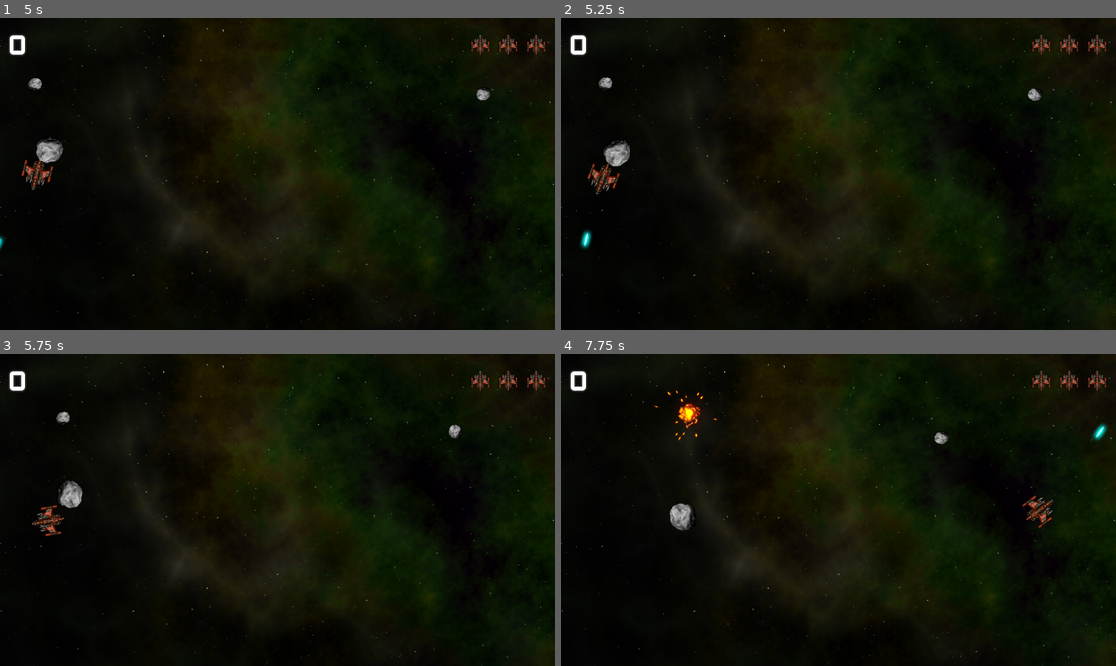
Above: before the commit, frames 1-4 (two rows, left to right).
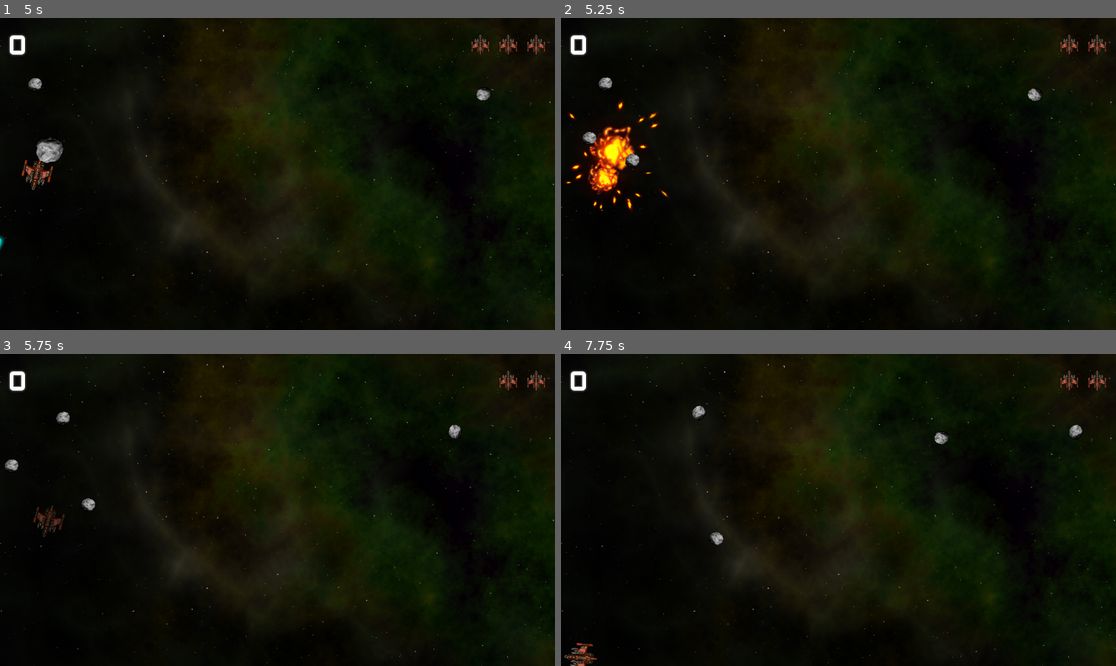
Above: after the commit, the same moments.

Repository: Nordtwig/rockin-roids
Game: Godot game, scene res://main/main.tscn
The game is run twice, just before and just after one commit, with the same random seed, the same clock (stepped at 60 frames per second) and the same inputs.
Inputs (mouse positions are in pixels of both pictures, inside the frame that each line leads up to):
- Up to frame 1 (5 s): click (277, 214) at 0.5 s; tap Enter at 1.25 s; hold Space (shoot) 1.28-2.03 s; hold W (thrust) 1.28-2.78 s; tap Space (shoot) at 2.1, 3.6 s; hold Space (shoot) 2.78-3.53 s; hold A (rotate_left) from 2.78 s (still down); hold Space (shoot) from 4.28 s (still down)
- Up to frame 2 (5.25 s): release A (rotate_left) at 5.03 s; release Space (shoot) at 5.03 s; hold D (rotate_right) from 5.03 s (still down); tap Space (shoot) at 5.1 s
- Up to frame 3 (5.75 s): keep holding D (rotate_right)
- Up to frame 4 (7.75 s): release D (rotate_right) at 5.78 s; hold W (thrust) 5.78-6.53 s; hold Space (shoot) 5.78-6.53 s; hold D (rotate_right) from 6.53 s (still down); tap Space (shoot) at 6.6 s; hold Space (shoot) from 7.28 s (still down)

Frame 1 is identical in both runs. In frame 2, 2.0% of the frame differs, in the area x 0-89%, y 5-74%; in frame 3, 0.8%; in frame 4, 1.5%.

Commit message:
make player detect collisions and explode on rock touch

Diff:
--- a/main/main.gd
+++ b/main/main.gd
@@ -1,6 +1,7 @@
 extends Node
 
 signal player_lives_changed(value)
+signal player_dead()
 
 @export var rock_scene: PackedScene
 
@@ -14,6 +15,7 @@
     screen_size = get_viewport().get_visible_rect().size
     $HUD.start_game.connect(on_hud_start_game)
     $Player.lives_changed.connect(on_player_lives_changed)
+    $Player.dead.connect(on_player_dead)
 
 
 func _process(_delta) -> void:
@@ -71,3 +73,7 @@
 
 func on_player_lives_changed(value) -> void:
     player_lives_changed.emit(value)
+
+
+func on_player_dead() -> void:
+    player_dead.emit()
--- a/player/player.gd
+++ b/player/player.gd
@@ -24,8 +24,10 @@
 
 func _ready() -> void:
     screen_size = get_viewport_rect().size
+    body_entered.connect(on_body_entered)
     $GunCooldownTimer.timeout.connect(_on_gun_cooldown_timer_timeout)
     $GunCooldownTimer.wait_time = fire_rate
+    $InvulnerabilityTimer.timeout.connect(on_invul_timer_timeout)
     _change_state(PlayerState.ALIVE)
 
 
@@ -52,12 +54,19 @@
     match new_state:
         PlayerState.INIT:
             $CollisionShape2D.set_deferred("disabled", true)
+            $Sprite2D.modulate.a = 0.5
         PlayerState.ALIVE:
             $CollisionShape2D.set_deferred("disabled", false)
+            $Sprite2D.modulate.a = 1.0
         PlayerState.INVULNERABLE:
             $CollisionShape2D.set_deferred("disabled", true)
+            $Sprite2D.modulate.a = 0.5
+            $InvulnerabilityTimer.start()
         PlayerState.DEAD:
             $CollisionShape2D.set_deferred("disabled", true)
+            $Sprite2D.hide()
+            linear_velocity = Vector2.ZERO
+            dead.emit()
     current_state = new_state
 
 
@@ -83,6 +92,13 @@
     bullet_instance.start($MuzzleMarker.global_transform)
 
 
+func explode() -> void:
+    $Explosion.show()
+    $Explosion/AnimationPlayer.play("explosion")
+    await $Explosion/AnimationPlayer.animation_finished
+    $Explosion.hide()
+
+
 func set_lives(value) -> void:
     lives = value
     lives_changed.emit(lives)
@@ -99,5 +115,16 @@
     _change_state(PlayerState.ALIVE)
 
 
+func on_body_entered(body) -> void:
+    if body.is_in_group("rocks"):
+        body.explode()
+        lives -= 1
+        explode()
+
+
 func _on_gun_cooldown_timer_timeout() -> void:
     can_shoot = true
+
+
+func on_invul_timer_timeout() -> void:
+    _change_state(PlayerState.ALIVE)
--- a/player/player.tscn
+++ b/player/player.tscn
@@ -1,13 +1,16 @@
-[gd_scene load_steps=5 format=3 uid="uid://c7fifqy6dnshj"]
+[gd_scene load_steps=6 format=3 uid="uid://c7fifqy6dnshj"]
 
 [ext_resource type="Texture2D" uid="uid://c0bxb43303qqt" path="res://assets/player_ship.png" id="1_2t86w"]
 [ext_resource type="Script" path="res://player/player.gd" id="1_xlh2l"]
 [ext_resource type="PackedScene" uid="uid://b6nysr66og3k" path="res://bullet/bullet.tscn" id="2_t5m8x"]
+[ext_resource type="PackedScene" uid="uid://d2ureu03siua3" path="res://explosion/explosion.tscn" id="4_duaqf"]
 
 [sub_resource type="CircleShape2D" id="CircleShape2D_uxtym"]
 radius = 26.0768
 
 [node name="Player" type="RigidBody2D"]
+max_contacts_reported = 1
+contact_monitor = true
 linear_damp = 1.0
 angular_damp = 10.0
 script = ExtResource("1_xlh2l")
@@ -27,3 +30,10 @@
 [node name="GunCooldownTimer" type="Timer" parent="."]
 one_shot = true
 autostart = true
+
+[node name="Explosion" parent="." instance=ExtResource("4_duaqf")]
+visible = false
+
+[node name="InvulnerabilityTimer" type="Timer" parent="."]
+wait_time = 2.0
+one_shot = true
--- a/ui/hud.gd
+++ b/ui/hud.gd
@@ -12,6 +12,7 @@
     $Timer.timeout.connect(on_timer_timeout)
     start_button.pressed.connect(on_start_button_pressed)
     get_parent().player_lives_changed.connect(on_main_player_lives_changed)
+    get_parent().player_dead.connect(on_main_player_dead)
 
 
 func show_message(text: String) -> void:
@@ -47,3 +48,7 @@
 
 func on_main_player_lives_changed(value) -> void:
     update_lives_counter(value)
+
+
+func on_main_player_dead() -> void:
+    game_over()
